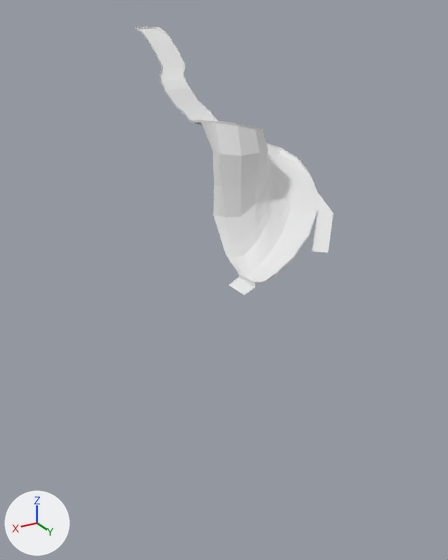
Two versions of the FBX model Assets/Models/Environments/MainStreetV01/MainStreet_1_V02.fbx, one commit apart.
Rendered twice from a 50 mm lens placed at (288.0, 634.0, 15.0), pointed at (40.0, 222.0, -191.0). Lighting does not change. The marker at lower left points along +X, +Y and +Z. Where no turn or scale is listed for an object, it has been applied to the vertices. Vertices at the same position are counted once.

Script lines for the objects in view, before the commit:
```python
me_firstdrop = bpy.data.meshes.new('FirstDrop')
me_firstdrop.from_pydata(...)  # 482 vertices, 484 faces; spans x -88.0..37.0, y -2.0..250.0, z -196.0..0.0
me_firstdrop.materials.append(mat_material)  # white #e7e7e7
me_firstdrop_fence = bpy.data.meshes.new('FirstDrop_Fence')
me_firstdrop_fence.from_pydata(...)  # 164 vertices, 81 faces; spans x -88.0..33.0, y -2.0..249.0, z -190.0..2.0
me_firstdrop_fence.materials.append(mat_material)  # white #e7e7e7
ob_maincourse = bpy.data.objects.new('MainCourse', me_firstdrop)
ob_maincourse.location = (0.0, 0.0, 0.0)
ob_maincourse_fence = bpy.data.objects.new('MainCourse_Fence', me_firstdrop_fence)
ob_maincourse_fence.location = (0.0, 0.0, 0.0)
```
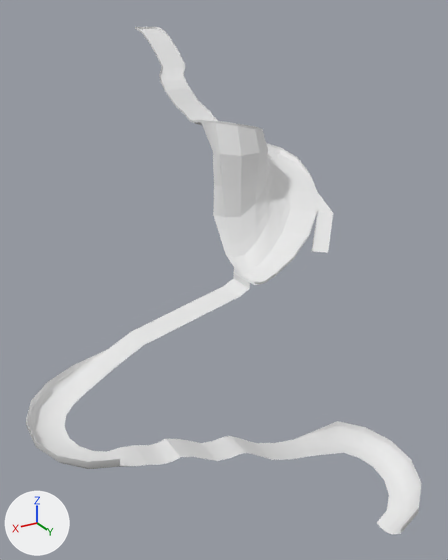
Changed parts and their boxes [x1, y1, x2, y2] in the pictures (448 x 560 px):
'MainCourse', reshaped (105% wider, 89% taller): before [140, 29, 333, 296]; after [26, 29, 422, 534]
part 1 of me_firstdrop, built on: before [229, 268, 255, 296]; after [26, 268, 422, 534]

The change, as a list of edits to the scene's bpy script:
```text
Change me_firstdrop:
    used by ob_maincourse; location = (0.0, 0.0, 0.0)
    remove me_firstdrop.from_pydata(...)  # 482 vertices, 484 faces; spans x -88.0..37.0, y -2.0..250.0, z -196.0..0.0
    add me_firstdrop.from_pydata(...)  # 661 vertices, 635 faces; spans x -88.0..222.0, y -2.0..399.0, z -355.0..0.0
    me_firstdrop part 1
    7 faces are deleted
    7 vertices in x 27.0..37.0, y 224.0..249.0, z -196.0..-191.0 move by (5.0, 0.0, 0.0)
    3 vertices in x 27.0, y 236.0..249.0, z -191.0 move by (5.0, 0.0, 5.0)
    3 vertices in x 26.0..27.0, y 224.0..249.0, z -188.0 move by (0.0, 0.0, -1.0)
    3 vertices move from x 27.0, y 224.0..246.0, z -188.0 to x 27.0..32.0, y 224.0..245.0, z -189.0..-186.0
    127 vertices are added at x -61.0..222.0, y 224.0..399.0, z -355.0..-189.0
    5 new vertices lie (85.0, 0.0, -20.0) away from vertices in x 37.0, y 224.0..249.0, z -196.0
    5 new vertices lie (20.0, 0.0, -10.0) away from vertices in x 127.0, y 224.0..249.0, z -216.0
    14 new vertices lie (0.0, 10.0, 0.0) away from vertices in x 32.0..167.0, y 294.0, z -317.0..-267.0
    14 new vertices lie (0.0, 9.0, 0.0) away from vertices in x 32.0..167.0, y 304.0, z -317.0..-267.0
    14 new vertices lie (0.0, 0.0, 5.0) away from vertices in x -61.0..222.0, y 224.0..399.0, z -344.0..-237.0
    158 new faces join them
```
